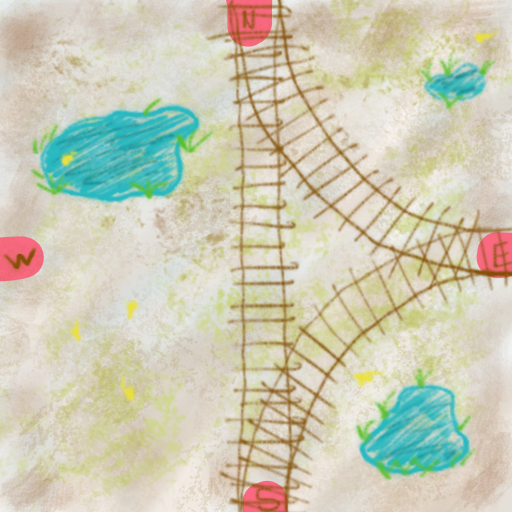
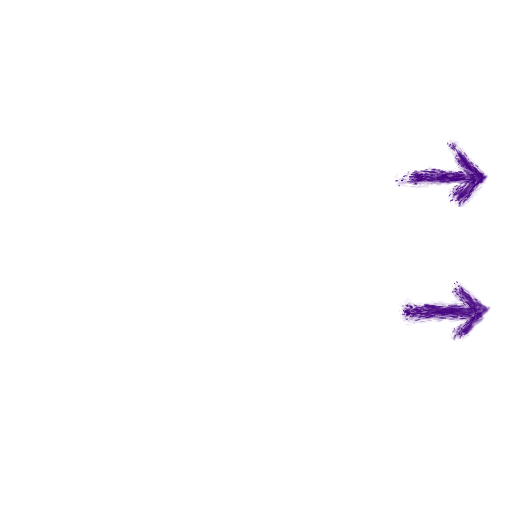
Layer changes from the first (512, 512) image to the second:
added layer "active east" above "active north" over [384, 128, 512, 384]
hid group "Switch_T_E" (2 layers) over [0, 0, 512, 512]
hid "texture" over [0, 0, 512, 512]
hid "trackPoints" over [0, 0, 512, 512]
hid "Background" over [0, 0, 512, 512]
